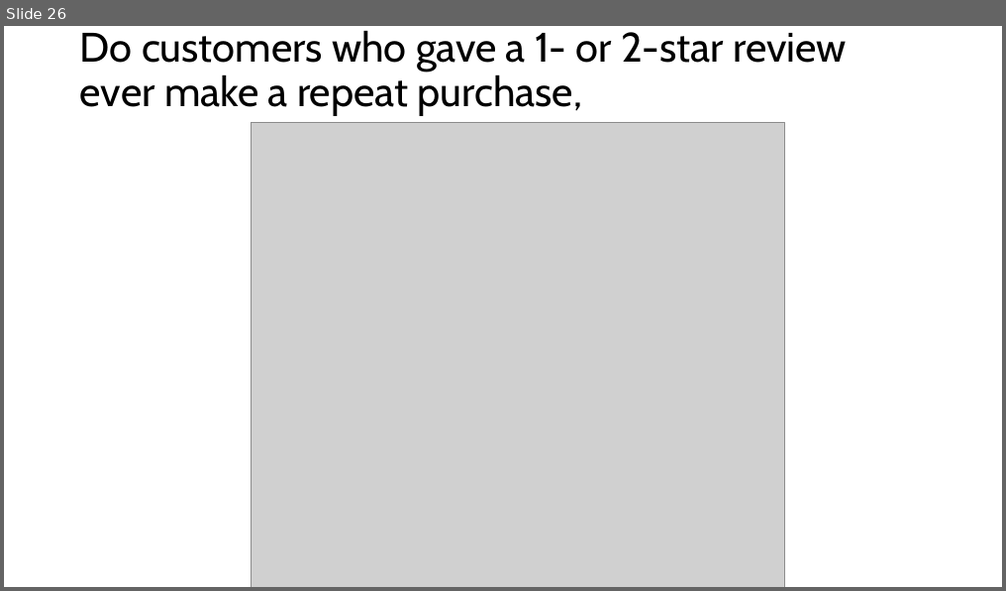
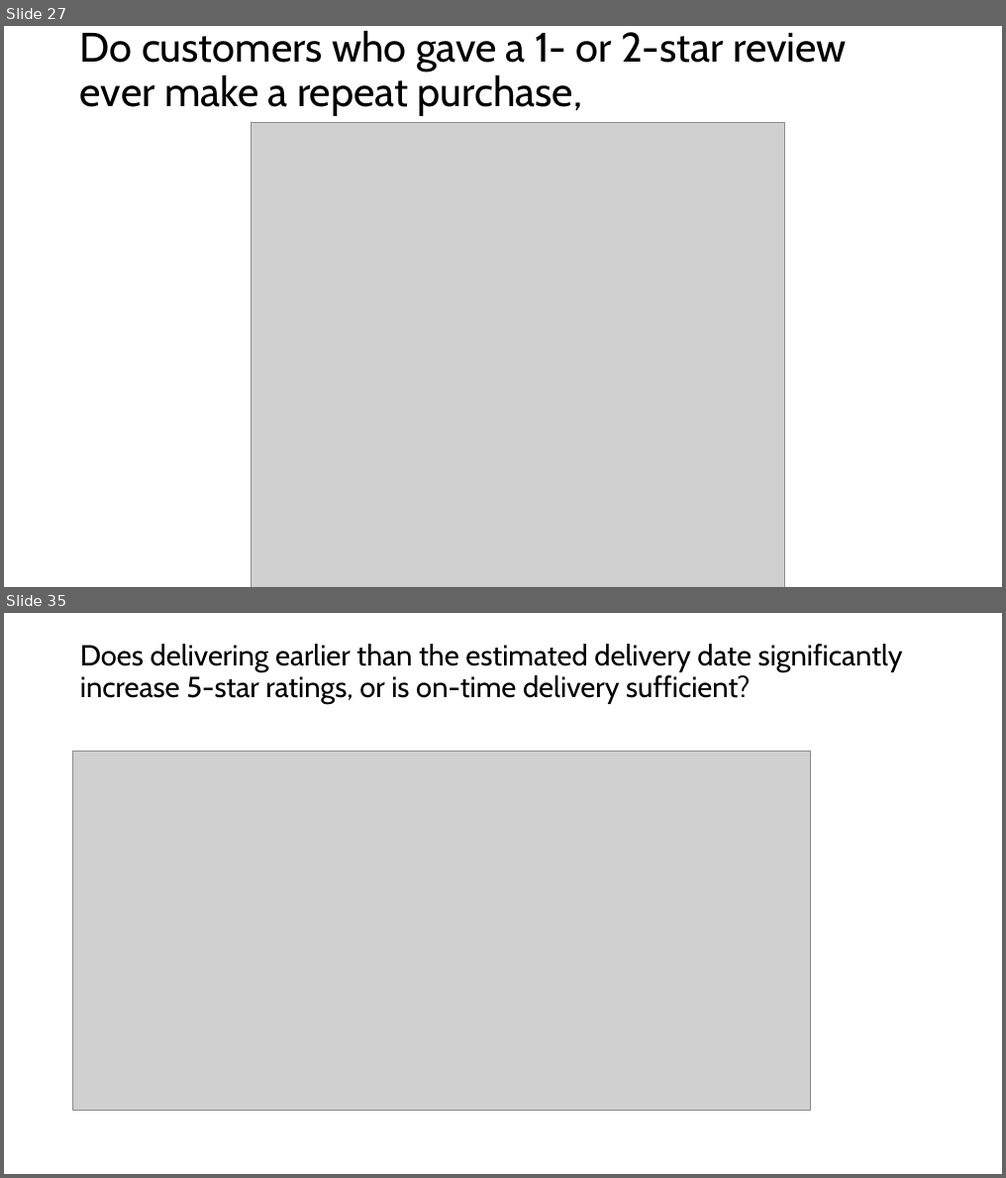
Before and after one commit to Sired1m/data_sprint_olist_G1, a slide deck: Olist Project updated.pptx. Shown one above the other, each under a label of ours: slide 26 before the commit, slides 27 and 35 after it; the slides between them are not shown. The pictures are 1006x591 and 1006x1178 pixels, drawn with LibreOffice and Linux fonts; fonts in the diff are those of the drawing; grey boxes stand for pictures. Boxes give left, top, right and bottom in pixels: in the first picture for what was removed or moved away, otherwise in the second. Text is boxed around its words. In the diff, an @@ line names an element or a change of style, - is before the commit and + after.

```diff
--- a/Olist Project updated.pptx
+++ b/Olist Project updated.pptx
@@ slide 35 added at bbox=[4, 613, 1002, 1174], background #FFFFFF @@
@@ title added at bbox=[80, 644, 903, 704], 27.9 pt, text #000000 @@
+Does delivering earlier than the estimated delivery date significantly increase 5-star ratings, or is on-time delivery sufficient?
@@ picture added at bbox=[73, 752, 811, 1111] @@
@@ what was slide 26 is now slide 27 @@
```
Also in this commit, not shown: 2 slides changed, 9 other slides added, 1 other file.
